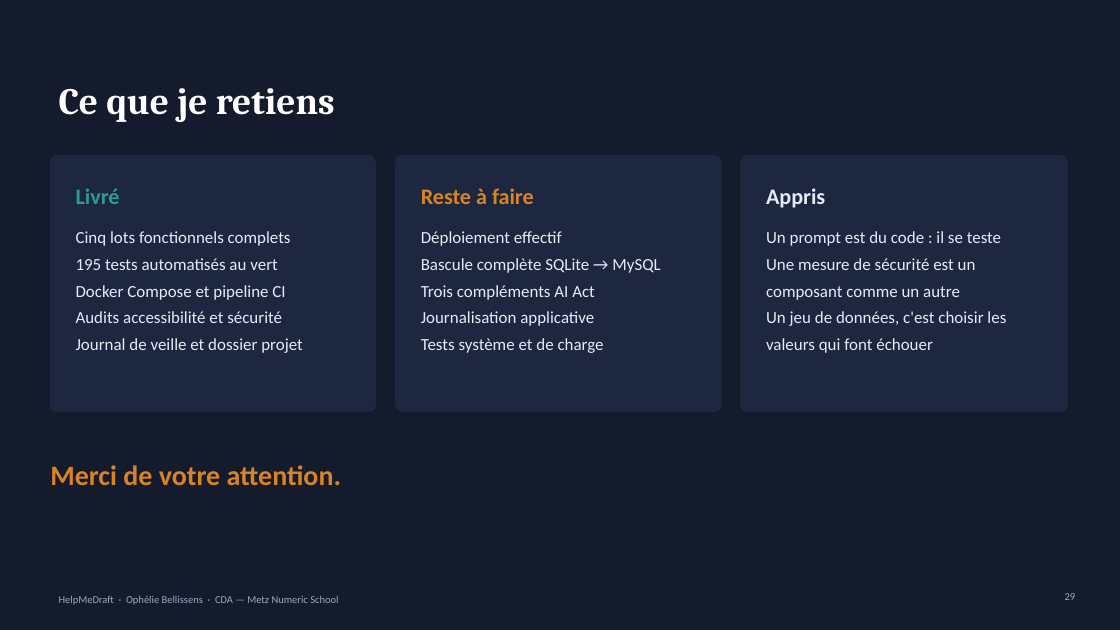
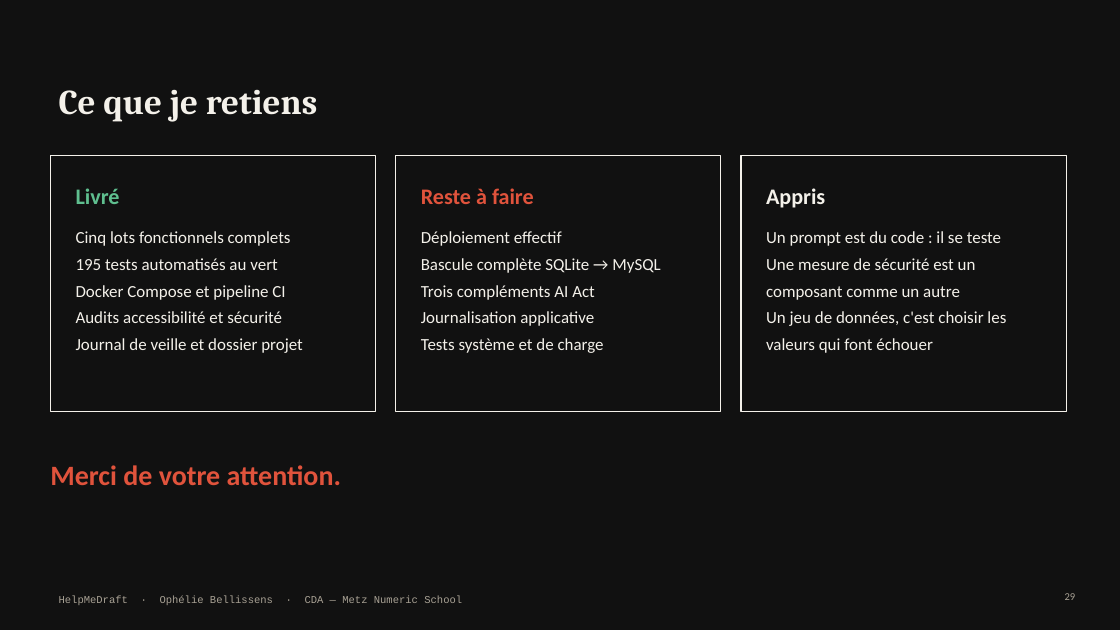
Before and after one commit to Equinoxya/HelpMeDraft---projet-fil-rouge, a slide deck: slide 29 of docs/Soutenance-HelpMeDraft.pptx. Drawn at 1120x630 pixels with LibreOffice and Linux fonts; fonts in the diff are those of the drawing. Boxes give left, top, right and bottom in pixels: in the first picture for what was removed or moved away, otherwise in the second. Text is boxed around its words. In the diff, an @@ line names an element or a change of style, - is before the commit and + after.

```diff
--- a/docs/Soutenance-HelpMeDraft.pptx
+++ b/docs/Soutenance-HelpMeDraft.pptx
@@ background #141B2D to #111111 @@
@@ title "Ce que je retiens" at (x1=59, y1=90, x2=317, y2=122): size 32 to 30 pt, text colour #FFFFFF to #F4F1EA @@
@@ text "Livré" at (x1=76, y1=188, x2=120, y2=204): text colour #2A9D8F to #5FBF8F @@
@@ text "Reste à faire" at (x1=421, y1=188, x2=534, y2=204): text colour #D98324 to #E0533C @@
@@ rounded rectangle to rectangle; fill #1E2740 to #111111; outline #1E2740 1 pt to #F4F1EA 1.25 pt in 3 elements at (x1=50, y1=155, x2=376, y2=412), (x1=396, y1=155, x2=721, y2=412), (x1=741, y1=155, x2=1067, y2=412) @@
@@ text colour #E6EBF5 to #F4F1EA in 4 elements at (x1=76, y1=231, x2=303, y2=353), (x1=421, y1=231, x2=660, y2=353), (x1=766, y1=188, x2=825, y2=208), (x1=766, y1=231, x2=1006, y2=353) @@
@@ text "Merci de votre attention." at (x1=50, y1=465, x2=341, y2=485): text colour #D98324 to #E0533C @@
@@ text "HelpMeDraft · Ophélie Bellissens · ..." at (x1=59, y1=595, x2=462, y2=605): font Calibri to Courier New, text colour #9AA8C0 to #A8A194 @@
@@ page number at (x1=1065, y1=593, x2=1076, y2=600): text colour #9AA8C0 to #A8A194 @@
```
Also in this commit, not shown: 28 other slides changed, 3 other files.
